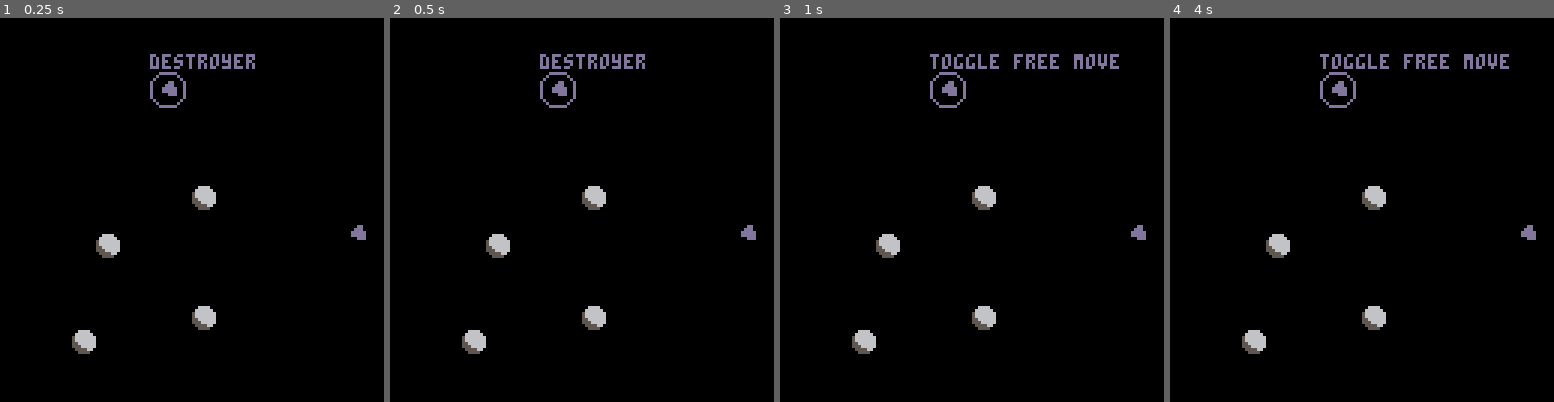
Above: before the commit, frames 1-4 (left to right).
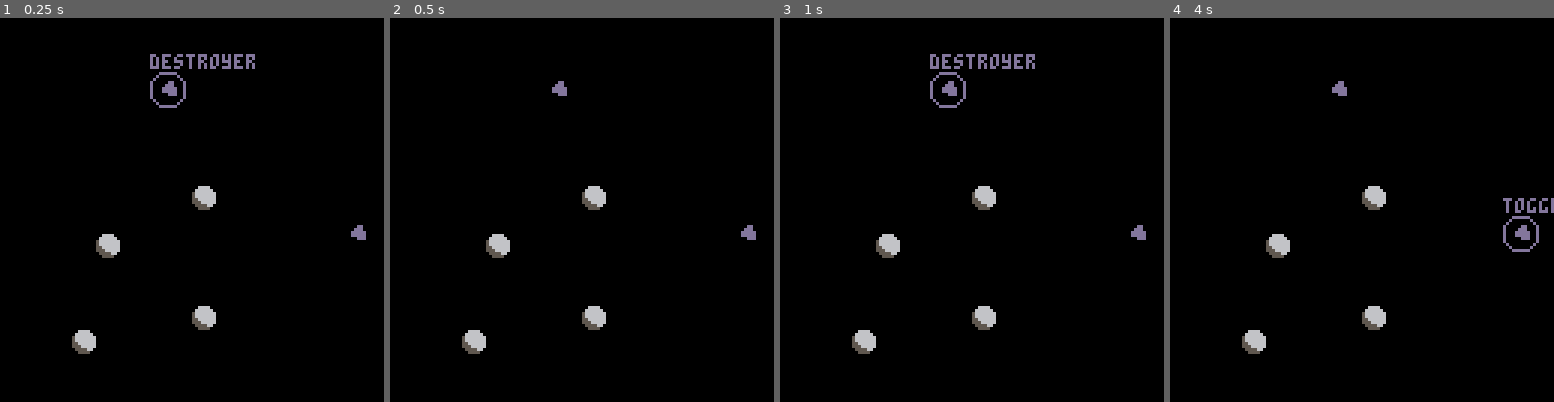
Above: after the commit, the same moments.

Repository: ironchestgames/pico-8-carts
Game: PICO-8 cartridge spacewar.p8
The game is run twice, just before and just after one commit, with the same random seed, the same clock (stepped at 60 frames per second) and the same inputs.
Inputs:
- Up to frame 1 (0.25 s): no input
- Up to frame 2 (0.5 s): tap X (X key) at 0.33 s
- Up to frame 3 (1 s): tap O (Z key) at 0.7 s
- Up to frame 4 (4 s): tap X (X key) at 1.07, 1.85, 2.97 s; hold Right 1.6-2.1 s; tap O (Z key) every 0.4 s from 1.7 to 3.7 s; hold Up 2.15-2.42 s; hold Right 2.47-3.03 s; hold Left 3.08-3.58 s; hold Down 3.63-3.97 s

Frame 1 is identical in both runs. In frame 2, 0.7% of the frame differs, in the area x 39-67%, y 9-24%; in frame 3, 0.7%; in frame 4, 1.6%, in the area x 39-100%, y 9-61%.

Commit message:
spacewar - wip

Diff:
--- a/spacewar.p8
+++ b/spacewar.p8
@@ -37,8 +37,8 @@
  local _closest=nil
  for _item in all(_items) do
   if _item != _cur then
-   local _a=atan2(_item.follow.x-_cur.follow.x,_item.follow.y-_cur.follow.y)%1
-   local _d=dist(_item.follow.x,_item.follow.y,_cur.follow.x,_cur.follow.y)
+   local _a=atan2(_item.x-_cur.x,_item.y-_cur.y)%1
+   local _d=dist(_item.x,_item.y,_cur.x,_cur.y)
    if _d < _closestd and
       -- ((btnp(0) and _a >= 0.3125 and _a <= 0.6875) or -- left
       --  (btnp(1) and (_a >= 0.8125 or _a <= 0.1875)) or -- right
@@ -58,36 +58,10 @@
  return _closest or _cur
 end
 
-function addperfmenu(_player,_items)
- local _plperfmenu=perfmenus[_player]
- _plperfmenu[#_plperfmenu+1]={
-  sel=_items[1],
-  items=_items,
- }
-end
-
-function setshiptarget(_ship,_target)
+function shipgoto(_ship,_target)
  _ship.targetx=_target.x
  _ship.targety=_target.y
- -- todo: check for free move mode
  _ship.target=_target
-end
-
-function colonize(_perfmenu,_shipitem,_planetitem)
- add(_perfmenu.items,_planetitem)
- _planetitem.action=function(_perfmenu)
-  local _items={
-   {x=10,y=100},
-   {x=100,y=100},
-   {x=100,y=10},
-  }
-  add(_perfmenu,{
-   sel=_items[1],
-   items=_items,
-  })
- end
- _planetitem.item.owner=_shipitem.item.owner
- return true
 end
 
 planets={
@@ -109,139 +83,136 @@
  _p.isplanet=true
 end
 
-perfmenus={
- [1]={},
-}
-
-pl1ships={
- {
-  x=rnd(128),y=rnd(128),
- },
- {
-  x=rnd(128),y=rnd(128),
- },
-}
--- perfmenus[1][1].sel.item=pl1ships[1]
--- local _items={}
--- for _ship in all(pl1ships) do
---  local _action=function(_perfmenus)
---   local _cursel=_perfmenus[#_perfmenus]
---   local _items={}
---   add(_items,{
---    item=_ship,
---    text='toggle free move',
---    action=function(_perfmenus)
-
---    end,
---   })
---   for _p in all(planets) do
---    add(_items,{
---     item=_p,
---     action=function(_perfmenus)
---      _ship.targetx=_p.x
---      _ship.targety=_p.y
---      _ship.target=_p
---      deli(_perfmenus,#_perfmenus)
---      _ship.order=function()
---       colonize(_perfmenus,_cursel.sel,{
---        item=_p,
---        })
---      end
---     end,
---    })
---   end
---   add(_perfmenus,{
---    source=_cursel.sel,
---    sel=_cursel.sel,
---    text='',
---    items=_items,
---   })
---  end
-
---  add(_items,{
---   item=_ship,
---   action=_action,
---  })
--- end
--- perfmenus[1][1].items=_items
-
-for _ship in all(pl1ships) do
- _ship.targetx,_ship.targety=_ship.x,_ship.y
- _ship.spd=0.02
- _ship.owner=13
- _ship.name='destroyer'
-end
-
-function newplperfmenu(_player)
- local _items={}
- for _ship in all(pl1ships) do
-  add(_items,{
-   follow=_ship,
-   text=_ship.name,
-   action=function()
-    -- get legal targets and their possible action
-    local _targets=concat({_ship},clone(planets))
-
-    local _items={}
-    for _target in all(_targets) do
-     local _text='toggle free move'
-     local _action=function()
-      -- todo: toggle free move
-     end
-     if _target.isplanet then
-      _text='colonize'
-      _action=function()
-       setshiptarget(_ship,_target)
-       _ship.order=function()
-        -- todo: show message
-        _target.owner=_ship.owner
-       end
-       perfmenus[_player]={newplperfmenu(_player)}
+players={
+ [1]={
+  owner=13,
+  ships={},
+  curlevel=1,
+  sel1=nil,
+  getitems1=function(_pl)
+   _pl.sel2=nil
+   local _items={}
+
+   -- add player ships
+   for _ship in all(_pl.ships) do
+    _ship.text=nil
+    _ship.action=function()
+     _pl.sel2=_ship
+     _pl.curlevel=2
+    end
+   end
+   _items=clone(_pl.ships)
+
+   -- add player planets
+   -- todo
+
+   return _items
+  end,
+  sel2=nil,
+  getitems2=function(_pl)
+   local _items={}
+   if _pl.sel1.isplanet then
+    -- todo: create build menu
+   else
+    -- add this ship for toggle free move
+    _pl.sel1.text='toggle free move'
+    add(_items,_pl.sel1)
+
+    -- add free/enemy planets
+    for _planet in all(planets) do
+     _planet.text=nil
+     if _planet.owner == _pl.owner then
+      _planet.text='go to'
+      _planet.action=function()
+       shipgoto(_pl.sel1,_planet)
+       _pl.sel1.orders=nil
+       _pl.curlevel=1
+      end
+     elseif not _planet.owner then
+      _planet.text='colonize'
+      _planet.action=function()
+       shipgoto(_pl.sel1,_planet)
+       _pl.sel1.orders='colonize'
+       _pl.curlevel=1
       end
      end
-     add(_items,{
-      follow=_target,
-      text=_text,
-      action=_action,
-     })
+     add(_items,_planet)
     end
-    addperfmenu(_player,_items)
-   end,
-  })
- end
- return {
-  sel=_items[1],
-  items=_items,
+
+    -- add enemy ships
+
+   end
+
+   return _items
+  end,
  }
-end
-
-perfmenus[1][1]=newplperfmenu(1)
-
+}
+
+players[1].ships={
+ {
+  x=rnd(128),y=rnd(128),
+ },
+ {
+  x=rnd(128),y=rnd(128),
+ },
+}
+
+for _ship in all(players[1].ships) do
+ _ship.targetx,_ship.targety=_ship.x,_ship.y
+ _ship.spd=0.05
+ _ship.owner=players[1].owner
+ _ship.name='destroyer'
+end
 
 function _update60()
 
- local _curperfmenu=perfmenus[1][#perfmenus[1]]
- if band(btnp(),0b1111) != 0 then
-  _curperfmenu.sel=perfselect(_curperfmenu.sel,_curperfmenu.items)
- elseif btnp(4) then
-  _curperfmenu.sel.action()
- elseif btnp(5) and #perfmenus[1] > 1 then
-  deli(perfmenus[1],#perfmenus[1])
+ for _i=1,#players do
+  local _player=players[_i]
+  local _btnpi=_i-1
+  if _player.curlevel == 0 then
+   if btnp(4,_btnpi) then
+    _player.curlevel=1
+   end
+  else
+
+   local _selkey='sel'.._player.curlevel
+   local _items=_player['getitems'.._player.curlevel](_player)
+
+   -- set initial selection
+   if not _player[_selkey] then
+    _player[_selkey]=_items[1]
+   end
+
+   if btnp(0,_btnpi) or btnp(1,_btnpi) or btnp(2,_btnpi) or btnp(3,_btnpi) then
+    _player[_selkey]=perfselect(_player[_selkey],_items)
+   elseif btnp(4,_btnpi) then
+    _player[_selkey].action()
+   elseif btnp(5,_btnpi) then
+    _player.curlevel=mid(0,_player.curlevel-1,2)
+   end
+
+  end
  end
 
  -- move ships
- for _ship in all(pl1ships) do
-  if dist(_ship.x,_ship.y,_ship.targetx,_ship.targety) < 4 then
-   _ship.targetx,_ship.targety=_ship.x,_ship.y
-   if _ship.target then
-    if _ship.order(_ship,_ship.target) then
-     -- todo: message
+ for _player in all(players) do
+  for _ship in all(_player.ships) do
+   if dist(_ship.x,_ship.y,_ship.targetx,_ship.targety) < 4 then
+    _ship.targetx,_ship.targety=_ship.x,_ship.y
+    if _ship.target then
+     if _ship.orders == 'colonize' then
+      if _ship.target.owner then
+       -- todo: fail message
+      else
+       _ship.target.owner=_ship.owner
+      end
+     end
     end
-   end
-  else
-   local _a=atan2(_ship.targetx-_ship.x,_ship.targety-_ship.y)
-   _ship.x+=cos(_a)*_ship.spd
-   _ship.y+=sin(_a)*_ship.spd
+   else
+    local _a=atan2(_ship.targetx-_ship.x,_ship.targety-_ship.y)
+    _ship.x+=cos(_a)*_ship.spd
+    _ship.y+=sin(_a)*_ship.spd
+   end
   end
  end
 end
@@ -259,19 +230,25 @@
   end
  end
 
- -- -- draw ships
- for _ship in all(pl1ships) do
-  pal(1,_ship.owner)
-  spr(2,_ship.x,_ship.y)
- end
- pal(1,1)
-
- -- draw perfmenus
- pal(1,13)
- local _cursel=perfmenus[1][#perfmenus[1]].sel
- sspr(40,8,12,12,_cursel.follow.x-3,_cursel.follow.y-1)
- print(_cursel.text or '',_cursel.follow.x-3,_cursel.follow.y-7,1)
- pal(1,1)
+ -- draw ships
+ for _player in all(players) do
+  for _ship in all(_player.ships) do
+   pal(1,_ship.owner)
+   spr(2,_ship.x,_ship.y)
+  end
+  pal(1,1)
+ end
+
+ -- draw selection
+ for _player in all(players) do
+  if _player.curlevel > 0 then
+   pal(1,_player.owner)
+   local _cursel=_player['sel'.._player.curlevel]
+   sspr(40,8,12,12,_cursel.x-3,_cursel.y-1)
+   print(_cursel.text or _cursel.name or '',_cursel.x-3,_cursel.y-7,1)
+   pal(1,1)
+  end
+ end
 end
 
 __gfx__
